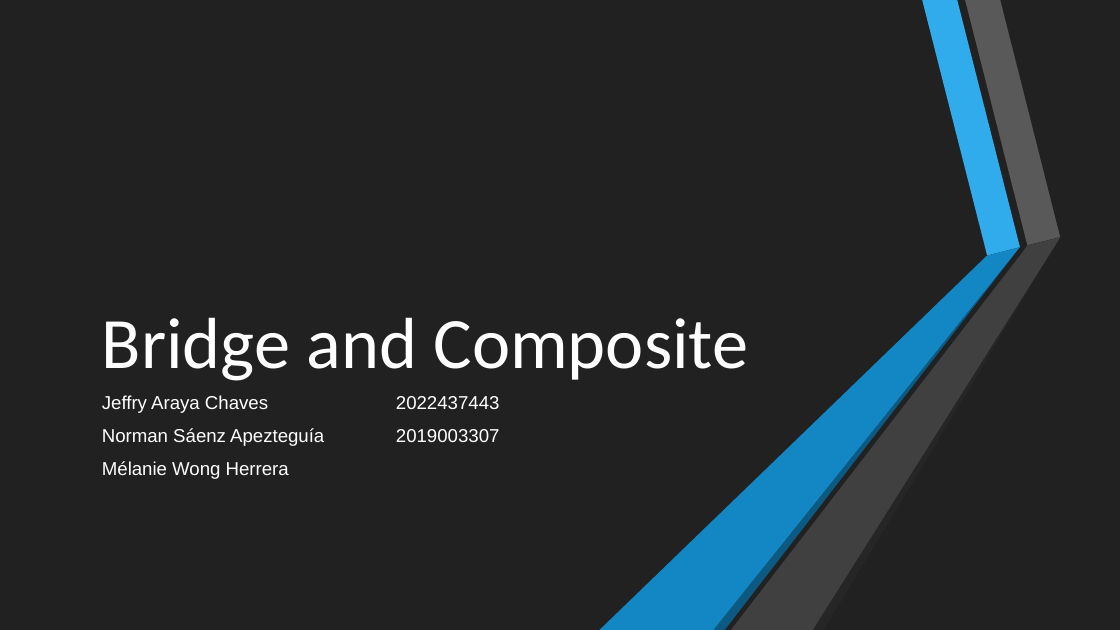
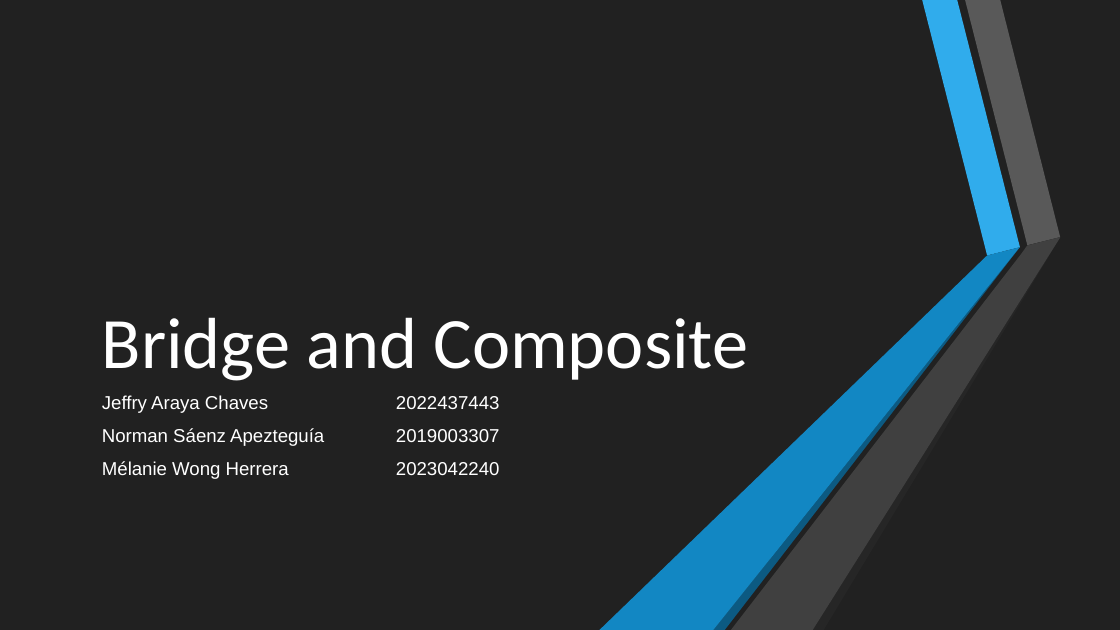
Before and after one commit to JeffryACh/InvestigacionJeffNormanMelanie, a slide deck: slide 1 of PatronesDeDiseño.pptx. Drawn at 1120x630 pixels with LibreOffice and Linux fonts; fonts in the diff are those of the drawing. Boxes give left, top, right and bottom in pixels: in the first picture for what was removed or moved away, otherwise in the second. Text is boxed around its words. In the diff, an @@ line names an element or a change of style, - is before the commit and + after.

```diff
--- a/PatronesDeDiseño.pptx
+++ b/PatronesDeDiseño.pptx
@@ subtitle at box(102, 461, 500, 479): text changed @@
-Mélanie Wong Herrera
+Mélanie Wong Herrera 2023042240
```
Also in this commit, not shown: 2 slides added, 2 other files.
